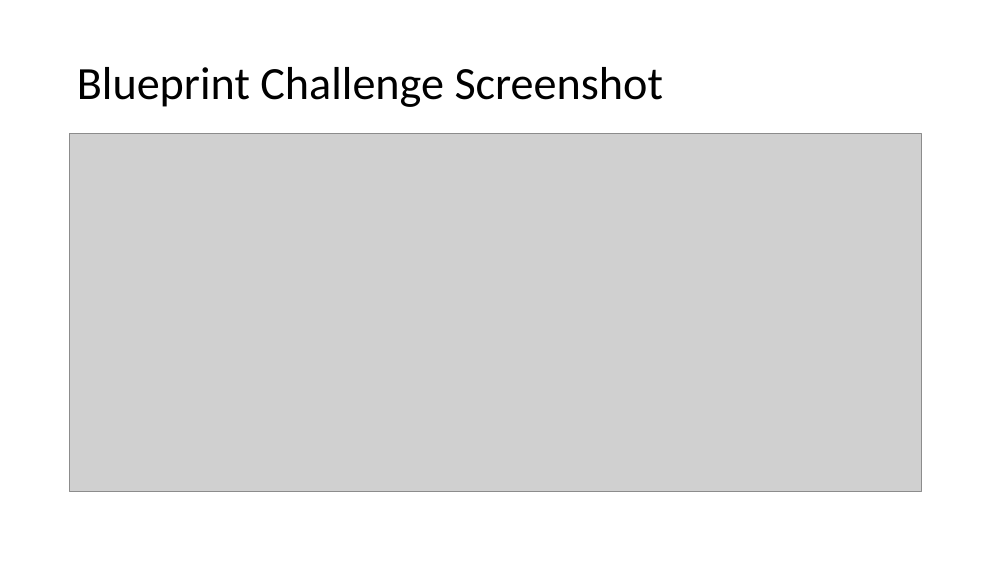
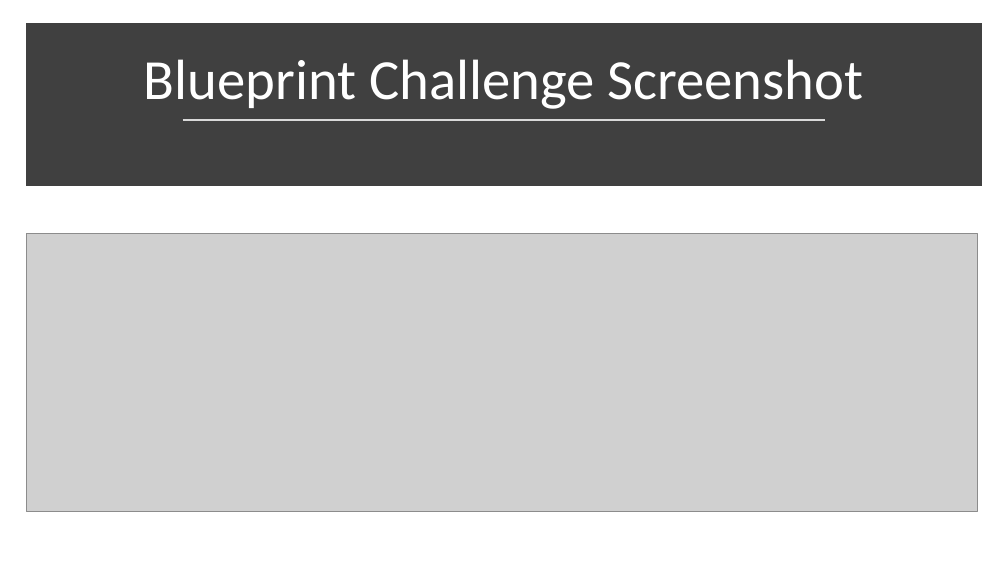
Before and after one commit to TheModin/AzureGovernance, a slide deck: slide 6 of Azure Governance Hack.pptx. Drawn at 1008x567 pixels with LibreOffice and Linux fonts; fonts in the diff are those of the drawing; grey boxes stand for pictures. Boxes give left, top, right and bottom in pixels: in the first picture for what was removed or moved away, otherwise in the second. Text is boxed around its words. In the diff, an @@ line names an element or a change of style, - is before the commit and + after.

```diff
--- a/Azure Governance Hack.pptx
+++ b/Azure Governance Hack.pptx
@@ rectangle added at (31, 29, 977, 181), fill #404040, outline #404040 10 pt @@
@@ title "Blueprint Challenge Screenshot": place and size @@
-title "Blueprint Challenge Screenshot" at (77, 67, 663, 107)
+title "Blueprint Challenge Screenshot" at (144, 59, 863, 109)
@@ title "Blueprint Challenge Screenshot" at (144, 59, 863, 109): size 44 to 54 pt, text colour #000000 to #FFFFFF; alignment left to centre; vertical alignment middle to bottom @@
@@ line added from (183, 119) to (826, 119), #D9D9D9 1.75 pt @@
@@ picture: place and size @@
-picture at (70, 134, 922, 492)
+picture at (26, 234, 977, 512)
```
Also in this commit, not shown: 5 other slides changed, 4 other files.
